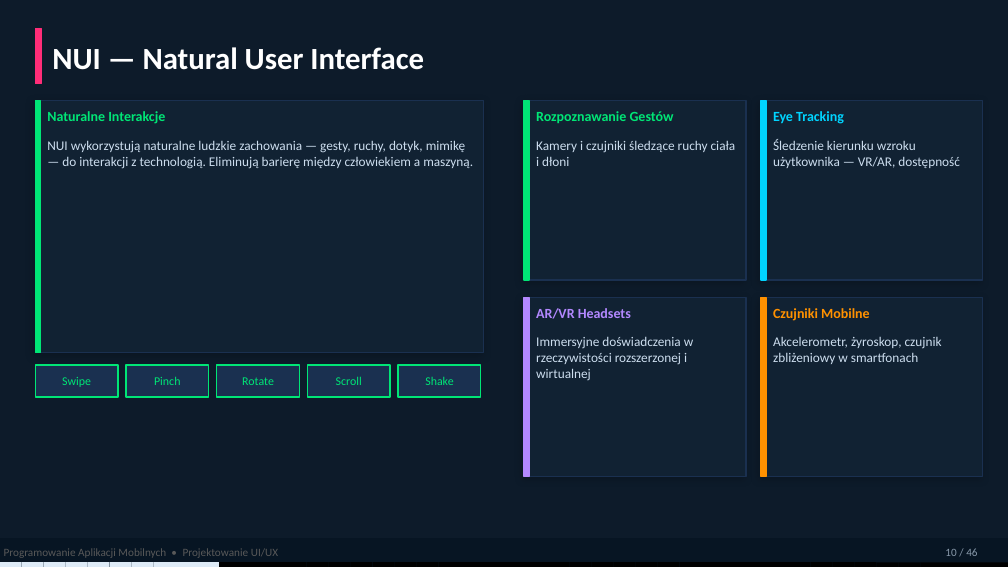
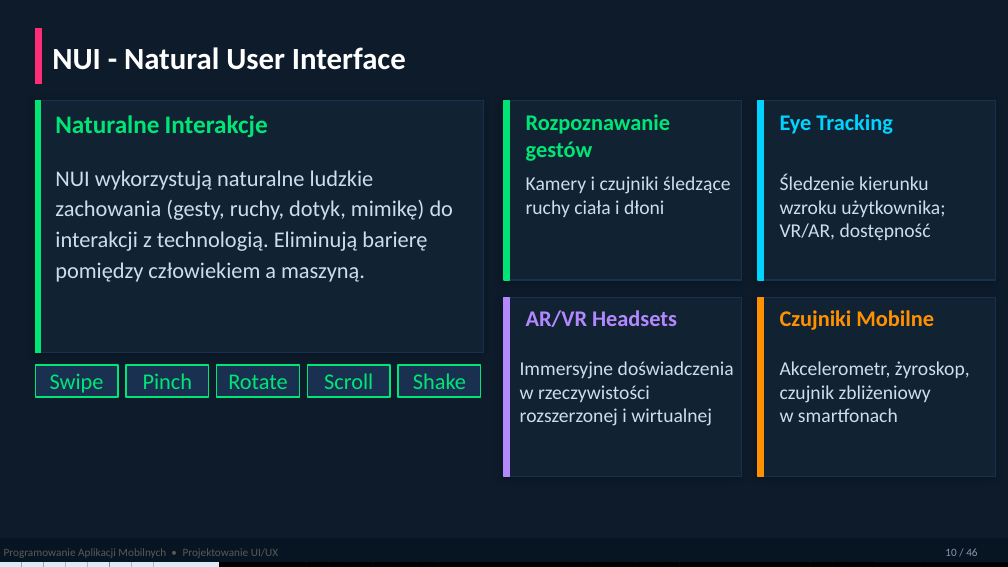
Before and after one commit to MatPomGit/mobileHub, a slide deck: slide 10 of wyklady/w3_ui.pptx. Drawn at 1008x567 pixels with LibreOffice and Linux fonts; fonts in the diff are those of the drawing. Boxes give left, top, right and bottom in pixels: in the first picture for what was removed or moved away, otherwise in the second. Text is boxed around its words. In the diff, an @@ line names an element or a change of style, - is before the commit and + after.

```diff
--- a/wyklady/w3_ui.pptx
+++ b/wyklady/w3_ui.pptx
@@ text at box(52, 47, 406, 70): text changed @@
-NUI — Natural User Interface
+NUI - Natural User Interface
@@ text "Naturalne Interakcje": place and size @@
-text "Naturalne Interakcje" at box(47, 111, 165, 124)
+text "Naturalne Interakcje" at box(55, 115, 268, 138)
@@ text "Naturalne Interakcje" at box(55, 115, 268, 138): size 10 to 18 pt @@
@@ rectangle: place and size @@
-rectangle at box(524, 101, 529, 280)
+rectangle at box(504, 101, 509, 280)
@@ rectangle: place and size @@
-rectangle at box(524, 101, 746, 280)
+rectangle at box(504, 101, 742, 280)
@@ text at box(526, 114, 670, 161): text changed; size 10 to 16 pt @@
-Rozpoznawanie Gestów
+Rozpoznawanie gestów
@@ rectangle: place and size @@
-rectangle at box(761, 101, 983, 280)
+rectangle at box(758, 101, 996, 280)
@@ text at box(55, 170, 454, 282): text changed; size 9.5 to 16 pt @@
-NUI wykorzystują naturalne ludzkie zachowania — gesty, ruchy, dotyk, mimikę — do interakcji z technologią. Eliminują barierę między człowiekiem a maszyną.
+NUI wykorzystują naturalne ludzkie zachowania (gesty, ruchy, dotyk, mimikę) do interakcji z technologią. Eliminują barierę pomiędzy człowiekiem a maszyną.
@@ text "Kamery i czujniki śledzące ruchy ...": place and size @@
-text "Kamery i czujniki śledzące ruchy ..." at box(536, 140, 736, 166)
+text "Kamery i czujniki śledzące ruchy ..." at box(526, 176, 730, 217)
@@ text "Kamery i czujniki śledzące ruchy ..." at box(526, 176, 730, 217): size 9.5 to 14 pt @@
@@ text at box(780, 174, 945, 240): text changed; size 9.5 to 14 pt @@
-Śledzenie kierunku wzroku użytkownika — VR/AR, dostępność
+Śledzenie kierunku wzroku użytkownika; VR/AR, dostępność
@@ rectangle: place and size @@
-rectangle at box(524, 297, 529, 477)
+rectangle at box(504, 297, 509, 477)
@@ rectangle: place and size @@
-rectangle at box(524, 297, 746, 477)
+rectangle at box(504, 297, 742, 477)
@@ rectangle: place and size @@
-rectangle at box(761, 297, 983, 477)
+rectangle at box(758, 297, 996, 477)
@@ text "AR/VR Headsets": place and size @@
-text "AR/VR Headsets" at box(536, 308, 631, 319)
+text "AR/VR Headsets" at box(526, 310, 677, 327)
@@ size 10 to 16 pt in 3 elements at box(526, 310, 677, 327), box(780, 114, 892, 134), box(780, 310, 934, 330) @@
@@ size 8.5 to 16 pt in 5 elements at box(50, 373, 104, 393), box(143, 373, 193, 389), box(228, 374, 287, 389), box(324, 373, 373, 389), box(413, 373, 466, 389) @@
@@ text at box(520, 361, 734, 426): text changed; size 9.5 to 14 pt @@
-Immersyjne doświadczenia w rzeczywistości rozszerzonej i wirtualnej
+Immersyjne doświadczenia
+w rzeczywistości rozszerzonej i wirtualnej
@@ text at box(780, 361, 970, 422): text changed; size 9.5 to 14 pt @@
-Akcelerometr, żyroskop, czujnik zbliżeniowy w smartfonach
+Akcelerometr, żyroskop, czujnik zbliżeniowy
+w smartfonach
```
Also in this commit, not shown: 39 other slides changed, 1 other file.
